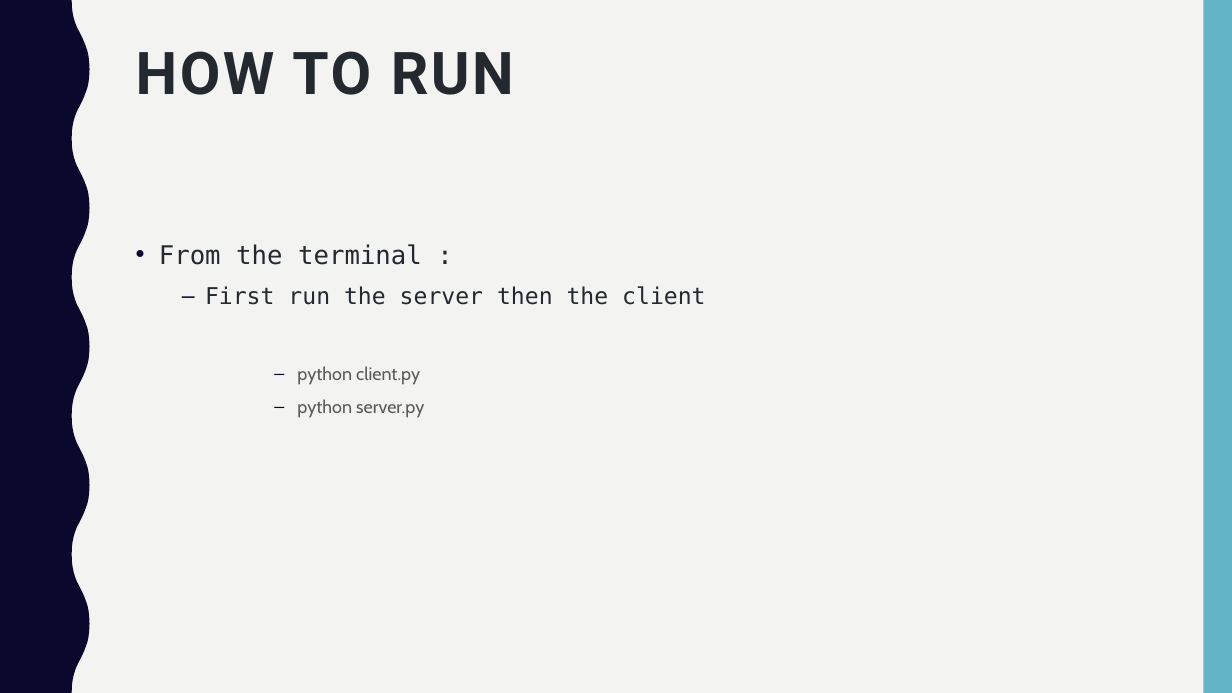
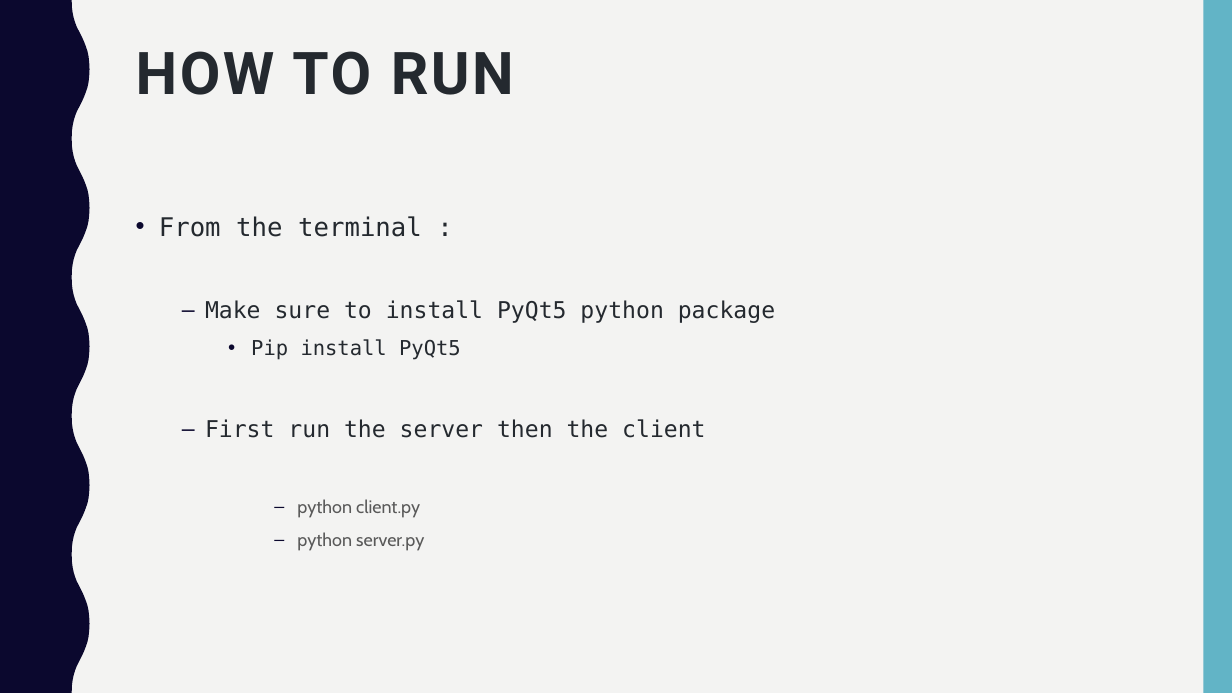
Before and after one commit to 6arek212/Reliable-UDP, a slide deck: slide 12 of NETWORK PROJECT.pptx. Drawn at 1232x693 pixels with LibreOffice and Linux fonts; fonts in the diff are those of the drawing. Boxes give left, top, right and bottom in pixels: in the first picture for what was removed or moved away, otherwise in the second. Text is boxed around its words. In the diff, an @@ line names an element or a change of style, - is before the commit and + after.

Commit message:
POWERPOINT

```diff
--- a/NETWORK PROJECT.pptx
+++ b/NETWORK PROJECT.pptx
@@ text "From the terminal :": place and size @@
-text "From the terminal :" at bbox=[159, 244, 705, 418]
+text "From the terminal :" at bbox=[159, 216, 775, 551]
@@ text at bbox=[205, 300, 775, 360]: paragraphs added @@
+  – Make sure to install PyQt5 python package
+    • Pip install PyQt5
```
